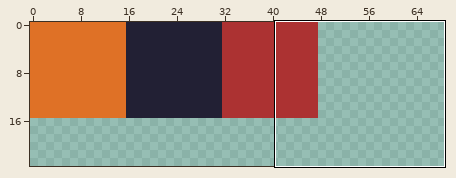
Two versions of one pixel-art file, game/assets/Images/test_tileset.aseprite. The first picture is a wide view before the edit; the outline marks the close-up.
Close-up. First the earlier version:
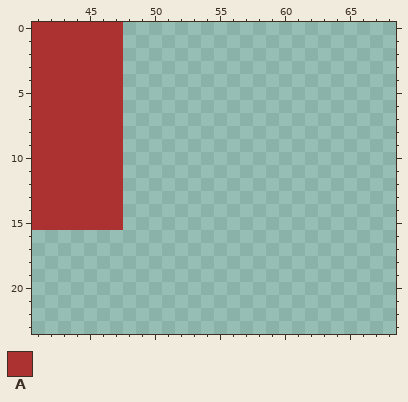
512x512 pixels, 1 frame. Shown: x 41..68, y 0..23. The wide view leaves out empty margins.
Palette (. is transparent): A #ac3232
Pixels before, first column x 41:
 0 AAAAAAA
 1 AAAAAAA
 2 AAAAAAA
 3 AAAAAAA
 4 AAAAAAA
 5 AAAAAAA
 6 AAAAAAA
 7 AAAAAAA
 8 AAAAAAA
 9 AAAAAAA
10 AAAAAAA
11 AAAAAAA
12 AAAAAAA
13 AAAAAAA
14 AAAAAAA
15 AAAAAAA
Once edited:
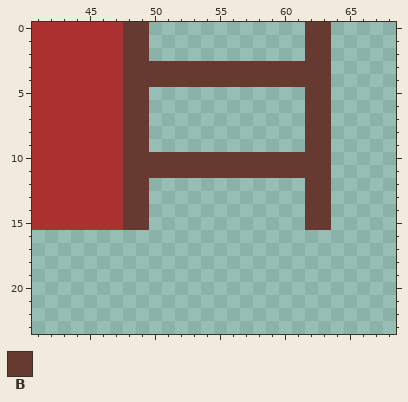
Colours new in this view: B #663931
The edit:
y 0..2: x 48..49 .. -> BB; x 62..63 .. -> BB
y 3..4: x 48..63 ................ -> BBBBBBBBBBBBBBBB
y 5..9: x 48..49 .. -> BB; x 62..63 .. -> BB
y 10..11: x 48..63 ................ -> BBBBBBBBBBBBBBBB
y 12..15: x 48..49 .. -> BB; x 62..63 .. -> BB
Changed places in both close-ups, as pixel boxes (x1, y1, x2, y2):
added: (123, 22, 331, 230)
